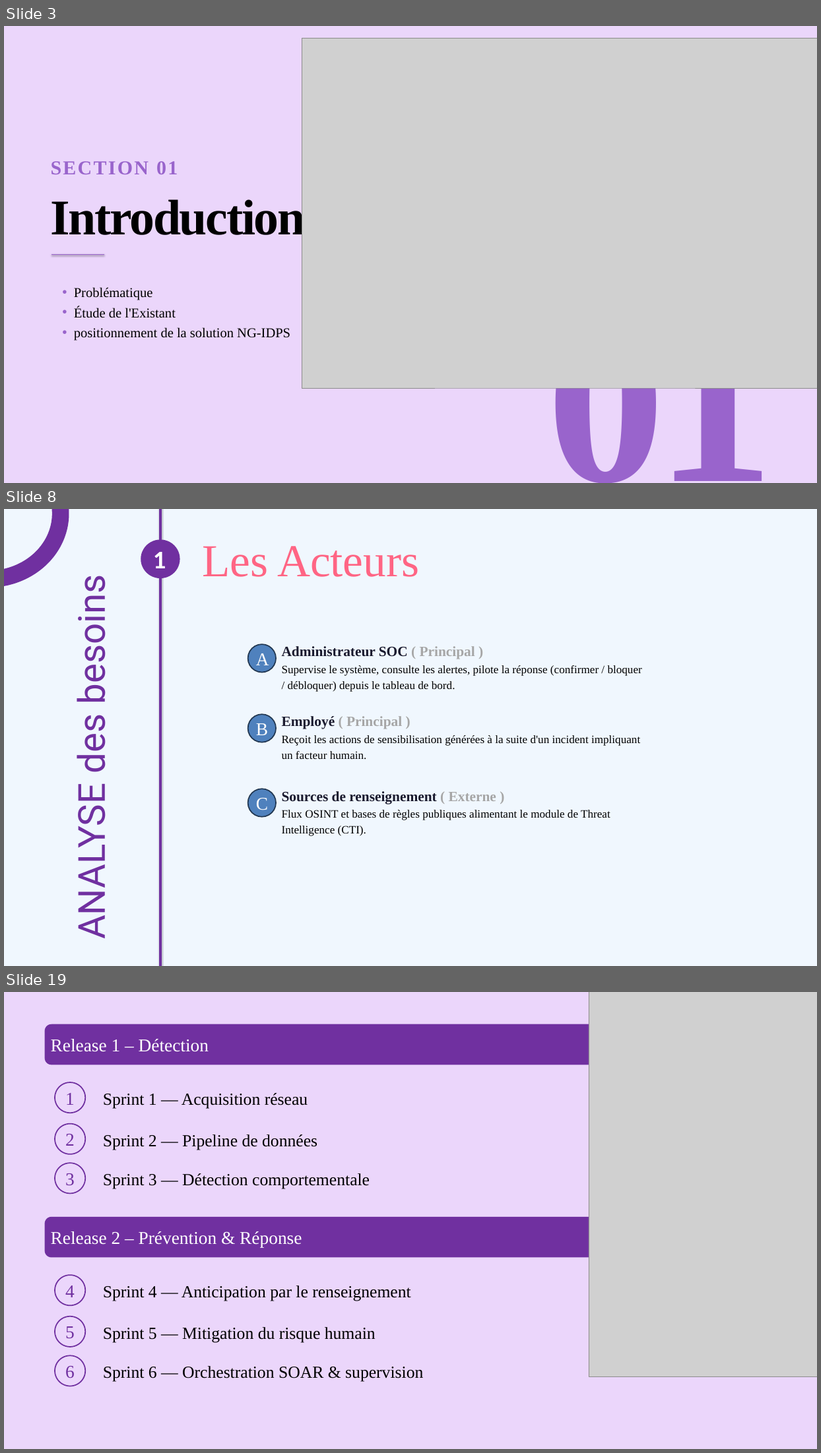
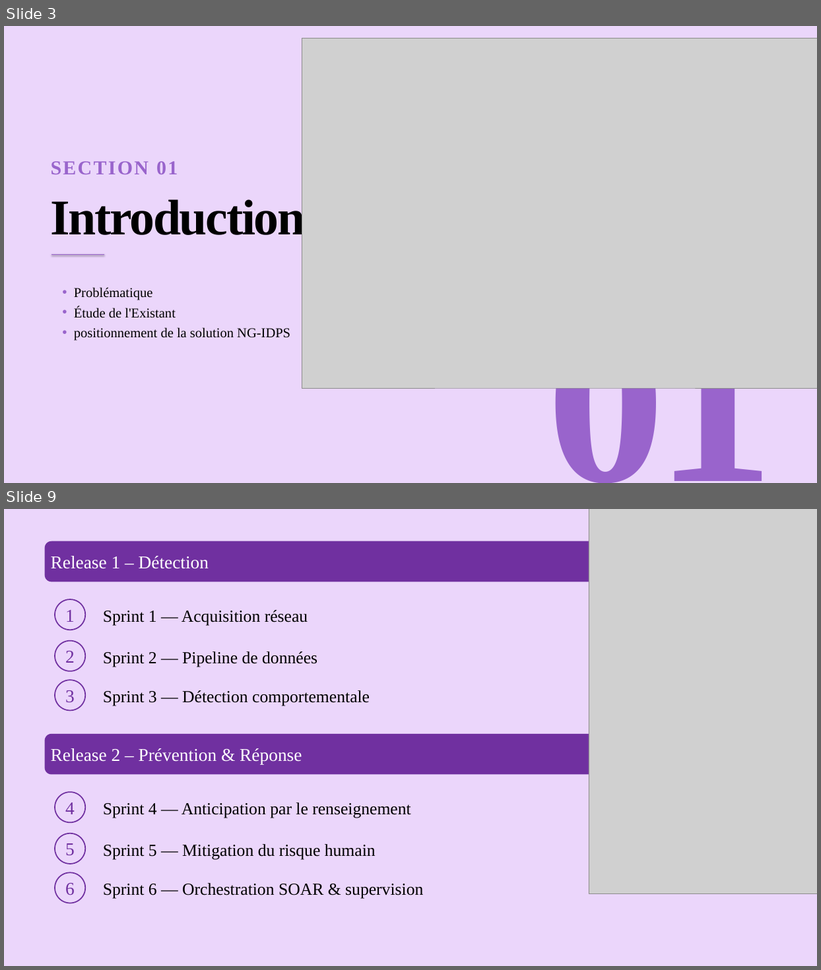
Before and after one commit to Azizos002/NG-IDPS, a slide deck: rapport/presentation-aziz-PFE.pptx. Shown one above the other, each under a label of ours: slides 3, 8 and 19 before the commit, slides 3 and 9 after it; the slides between them are not shown. The pictures are 821x1453 and 821x970 pixels, drawn with LibreOffice and Linux fonts; fonts in the diff are those of the drawing; grey boxes stand for pictures. Boxes give left, top, right and bottom in pixels: in the first picture for what was removed or moved away, otherwise in the second. Text is boxed around its words. In the diff, an @@ line names an element or a change of style, - is before the commit and + after.

```diff
--- a/rapport/presentation-aziz-PFE.pptx
+++ b/rapport/presentation-aziz-PFE.pptx
@@ slide 8 removed at (x1=4, y1=509, x2=817, y2=966), background #F0F7FE @@
@@ ellipse removed at (x1=4, y1=509, x2=61, y2=579) @@
@@ line removed from (160, 509) to (160, 966) @@
@@ ellipse removed at (x1=141, y1=540, x2=180, y2=578) @@
@@ text removed at (x1=203, y1=546, x2=419, y2=577) @@
-Les Acteurs
@@ text removed at (x1=153, y1=552, x2=166, y2=568) @@
-1
@@ text removed at (x1=66, y1=588, x2=115, y2=935) @@
-ANALYSE des besoins
@@ ellipse removed at (x1=248, y1=644, x2=276, y2=673) @@
-A
@@ text removed at (x1=282, y1=646, x2=475, y2=659) @@
-Administrateur SOC ( Principal )
@@ text removed at (x1=282, y1=665, x2=642, y2=692) @@
-Supervise le système, consulte les alertes, pilote la réponse (confirmer / bloquer / débloquer) depuis le tableau de bord.
@@ ellipse removed at (x1=248, y1=714, x2=276, y2=743) @@
-B
@@ text removed at (x1=282, y1=716, x2=402, y2=729) @@
-Employé ( Principal )
@@ text removed at (x1=282, y1=735, x2=640, y2=759) @@
-Reçoit les actions de sensibilisation générées à la suite d'un incident impliquant un facteur humain.
@@ ellipse removed at (x1=248, y1=789, x2=276, y2=817) @@
-C
@@ text removed at (x1=282, y1=791, x2=496, y2=805) @@
-Sources de renseignement ( Externe )
@@ text removed at (x1=282, y1=810, x2=611, y2=836) @@
-Flux OSINT et bases de règles publiques alimentant le module de Threat Intelligence (CTI).
@@ what was slide 19 is now slide 9 @@
```
Also in this commit, not shown: 13 slides changed, 2 slides added, 6 other slides removed, 4 other files.
